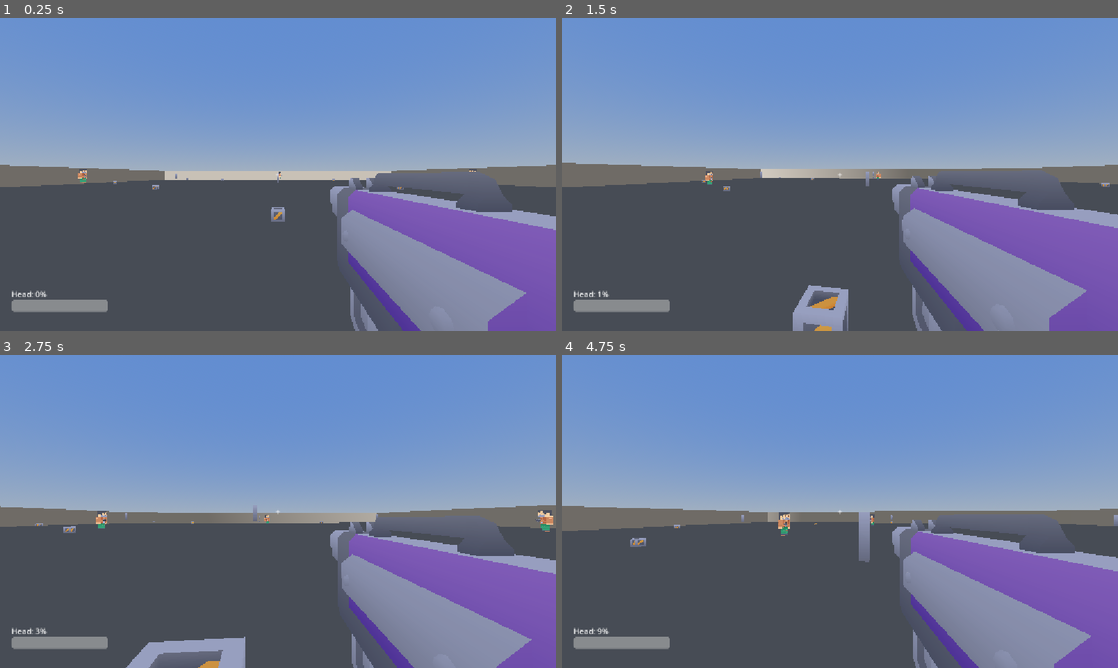
Above: before the commit, frames 1-4 (two rows, left to right).
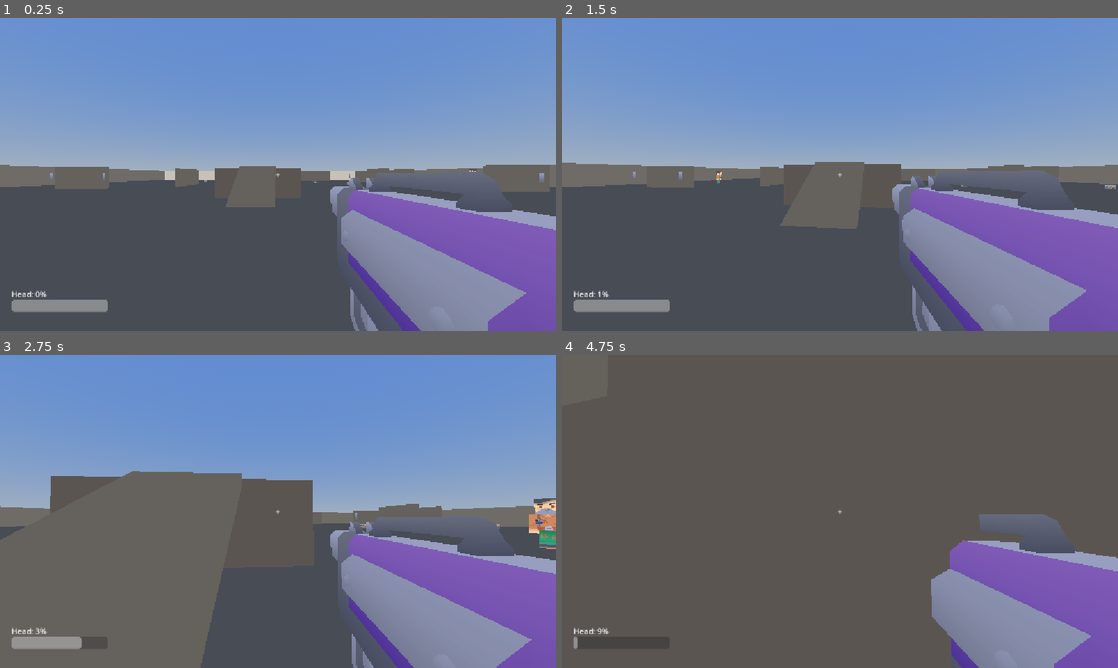
Above: after the commit, the same moments.

Repository: vukmark/figor
Game: Godot game, scene res://scenes/main/Main.tscn
Same seed, same stepped clock (60 frames per second), same inputs: the game is played once before the commit and once after it.
Inputs (mouse positions are in pixels of both pictures, inside the frame that each line leads up to):
- Up to frame 1 (0.25 s): no input
- Up to frame 2 (1.5 s): move the mouse to (867, 174) at 0.52 s; press the mouse at (867, 174) at 0.53 s; hold W (move_forward) from 0.53 s (still down); tap Space (jump) at 0.77 s; move the mouse to (812, 174) at 1.27 s; release the mouse at (812, 174) at 1.28 s; tap Shift (sprint) at 1.35 s
- Up to frame 3 (2.75 s): keep holding W (move_forward); tap Space (jump) at 1.52 s; move the mouse to (289, 505) at 2.02 s; press the mouse at (289, 505) at 2.03 s
- Up to frame 4 (4.75 s): keep holding W (move_forward); move the mouse to (834, 517) at 2.77 s; release the mouse at (834, 517) at 2.78 s; tap Shift (sprint) at 2.85, 4.35 s; tap Space (jump) at 3.02, 3.77, 4.52 s; move the mouse to (878, 514) at 3.52 s; press the mouse at (878, 514) at 3.53 s; move the mouse to (795, 508) at 4.27 s; release the mouse at (795, 508) at 4.28 s

The runs differ from the first frame. In frame 1, 2.6% of the frame differs, in the area x 9-99%, y 46-66%; in frame 2, 4.8%; in frame 3, 25%; in frame 4, 54%, in the area x 0-100%, y 0-100%.

Commit message:
Make damage bigger if head is bigger

Diff:
--- a/autoload/GameManager.gd
+++ b/autoload/GameManager.gd
@@ -9,15 +9,17 @@
 var characters_root: Node3D
 var fx_root: Node3D
 var spawn_points: Array[Node3D] = []
+var platform_points: Array[Vector3] = []
 
 var _spawn_index := 0
 
 
-func register_world(world: Node3D, characters_container: Node3D, fx_container: Node3D, points: Array[Node3D]) -> void:
+func register_world(world: Node3D, characters_container: Node3D, fx_container: Node3D, points: Array[Node3D], platforms: Array[Vector3] = []) -> void:
 	world_root = world
 	characters_root = characters_container
 	fx_root = fx_container
 	spawn_points = points
+	platform_points = platforms
 	_spawn_index = 0
 
 
--- a/scenes/arena/Arena_Test01.tscn
+++ b/scenes/arena/Arena_Test01.tscn
@@ -1,8 +1,6 @@
-[gd_scene load_steps=18 format=3]
+[gd_scene load_steps=14 format=3]
 
 [ext_resource type="Script" path="res://scripts/arena/Arena.gd" id="1"]
-[ext_resource type="PackedScene" path="res://assets/kenney/environment/Models/crate.glb" id="2"]
-[ext_resource type="PackedScene" path="res://assets/kenney/environment/Models/column.glb" id="3"]
 
 [sub_resource type="BoxShape3D" id="BoxShape3D_floor"]
 size = Vector3(100, 1, 100)
@@ -27,12 +25,6 @@
 
 [sub_resource type="StandardMaterial3D" id="StandardMaterial3D_wall"]
 albedo_color = Color(0.55, 0.53, 0.5, 1)
-
-[sub_resource type="BoxShape3D" id="BoxShape3D_crate"]
-size = Vector3(1, 1, 1)
-
-[sub_resource type="BoxShape3D" id="BoxShape3D_column"]
-size = Vector3(1, 3, 1)
 
 [sub_resource type="NavigationMesh" id="NavigationMesh_arena"]
 geometry_parsed_geometry_type = 1
@@ -115,133 +107,7 @@
 mesh = SubResource("BoxMesh_wall_ew")
 surface_material_override/0 = SubResource("StandardMaterial3D_wall")
 
-[node name="Crate_1" type="StaticBody3D" parent="NavRegion"]
-transform = Transform3D(1, 0, 0, 0, 1, 0, 0, 0, 1, 15, 0.5, 15)
-
-[node name="CollisionShape3D" type="CollisionShape3D" parent="NavRegion/Crate_1"]
-shape = SubResource("BoxShape3D_crate")
-
-[node name="Model" parent="NavRegion/Crate_1" instance=ExtResource("2")]
-
-[node name="Crate_2" type="StaticBody3D" parent="NavRegion"]
-transform = Transform3D(1, 0, 0, 0, 1, 0, 0, 0, 1, -15, 0.5, 15)
-
-[node name="CollisionShape3D" type="CollisionShape3D" parent="NavRegion/Crate_2"]
-shape = SubResource("BoxShape3D_crate")
-
-[node name="Model" parent="NavRegion/Crate_2" instance=ExtResource("2")]
-
-[node name="Crate_3" type="StaticBody3D" parent="NavRegion"]
-transform = Transform3D(1, 0, 0, 0, 1, 0, 0, 0, 1, 15, 0.5, -15)
-
-[node name="CollisionShape3D" type="CollisionShape3D" parent="NavRegion/Crate_3"]
-shape = SubResource("BoxShape3D_crate")
-
-[node name="Model" parent="NavRegion/Crate_3" instance=ExtResource("2")]
-
-[node name="Crate_4" type="StaticBody3D" parent="NavRegion"]
-transform = Transform3D(1, 0, 0, 0, 1, 0, 0, 0, 1, -15, 0.5, -15)
-
-[node name="CollisionShape3D" type="CollisionShape3D" parent="NavRegion/Crate_4"]
-shape = SubResource("BoxShape3D_crate")
-
-[node name="Model" parent="NavRegion/Crate_4" instance=ExtResource("2")]
-
-[node name="Crate_5" type="StaticBody3D" parent="NavRegion"]
-transform = Transform3D(1, 0, 0, 0, 1, 0, 0, 0, 1, 32, 0.5, 0)
-
-[node name="CollisionShape3D" type="CollisionShape3D" parent="NavRegion/Crate_5"]
-shape = SubResource("BoxShape3D_crate")
-
-[node name="Model" parent="NavRegion/Crate_5" instance=ExtResource("2")]
-
-[node name="Crate_6" type="StaticBody3D" parent="NavRegion"]
-transform = Transform3D(1, 0, 0, 0, 1, 0, 0, 0, 1, -32, 0.5, 0)
-
-[node name="CollisionShape3D" type="CollisionShape3D" parent="NavRegion/Crate_6"]
-shape = SubResource("BoxShape3D_crate")
-
-[node name="Model" parent="NavRegion/Crate_6" instance=ExtResource("2")]
-
-[node name="Crate_7" type="StaticBody3D" parent="NavRegion"]
-transform = Transform3D(1, 0, 0, 0, 1, 0, 0, 0, 1, 0, 0.5, 32)
-
-[node name="CollisionShape3D" type="CollisionShape3D" parent="NavRegion/Crate_7"]
-shape = SubResource("BoxShape3D_crate")
-
-[node name="Model" parent="NavRegion/Crate_7" instance=ExtResource("2")]
-
-[node name="Crate_8" type="StaticBody3D" parent="NavRegion"]
-transform = Transform3D(1, 0, 0, 0, 1, 0, 0, 0, 1, 0, 0.5, -32)
-
-[node name="CollisionShape3D" type="CollisionShape3D" parent="NavRegion/Crate_8"]
-shape = SubResource("BoxShape3D_crate")
-
-[node name="Model" parent="NavRegion/Crate_8" instance=ExtResource("2")]
-
-[node name="Crate_9" type="StaticBody3D" parent="NavRegion"]
-transform = Transform3D(1, 0, 0, 0, 1, 0, 0, 0, 1, 32, 0.5, 32)
-
-[node name="CollisionShape3D" type="CollisionShape3D" parent="NavRegion/Crate_9"]
-shape = SubResource("BoxShape3D_crate")
-
-[node name="Model" parent="NavRegion/Crate_9" instance=ExtResource("2")]
-
-[node name="Crate_10" type="StaticBody3D" parent="NavRegion"]
-transform = Transform3D(1, 0, 0, 0, 1, 0, 0, 0, 1, -32, 0.5, -32)
-
-[node name="CollisionShape3D" type="CollisionShape3D" parent="NavRegion/Crate_10"]
-shape = SubResource("BoxShape3D_crate")
-
-[node name="Model" parent="NavRegion/Crate_10" instance=ExtResource("2")]
-
-[node name="Column_1" type="StaticBody3D" parent="NavRegion"]
-transform = Transform3D(1, 0, 0, 0, 1, 0, 0, 0, 1, 0, 1.5, 20)
-
-[node name="CollisionShape3D" type="CollisionShape3D" parent="NavRegion/Column_1"]
-shape = SubResource("BoxShape3D_column")
-
-[node name="Model" parent="NavRegion/Column_1" instance=ExtResource("3")]
-
-[node name="Column_2" type="StaticBody3D" parent="NavRegion"]
-transform = Transform3D(1, 0, 0, 0, 1, 0, 0, 0, 1, 0, 1.5, -20)
-
-[node name="CollisionShape3D" type="CollisionShape3D" parent="NavRegion/Column_2"]
-shape = SubResource("BoxShape3D_column")
-
-[node name="Model" parent="NavRegion/Column_2" instance=ExtResource("3")]
-
-[node name="Column_3" type="StaticBody3D" parent="NavRegion"]
-transform = Transform3D(1, 0, 0, 0, 1, 0, 0, 0, 1, 20, 1.5, 0)
-
-[node name="CollisionShape3D" type="CollisionShape3D" parent="NavRegion/Column_3"]
-shape = SubResource("BoxShape3D_column")
-
-[node name="Model" parent="NavRegion/Column_3" instance=ExtResource("3")]
-
-[node name="Column_4" type="StaticBody3D" parent="NavRegion"]
-transform = Transform3D(1, 0, 0, 0, 1, 0, 0, 0, 1, -20, 1.5, 0)
-
-[node name="CollisionShape3D" type="CollisionShape3D" parent="NavRegion/Column_4"]
-shape = SubResource("BoxShape3D_column")
-
-[node name="Model" parent="NavRegion/Column_4" instance=ExtResource("3")]
-
-[node name="Column_5" type="StaticBody3D" parent="NavRegion"]
-transform = Transform3D(1, 0, 0, 0, 1, 0, 0, 0, 1, 0, 1.5, 45)
-
-[node name="CollisionShape3D" type="CollisionShape3D" parent="NavRegion/Column_5"]
-shape = SubResource("BoxShape3D_column")
-
-[node name="Model" parent="NavRegion/Column_5" instance=ExtResource("3")]
-
-[node name="Column_6" type="StaticBody3D" parent="NavRegion"]
-transform = Transform3D(1, 0, 0, 0, 1, 0, 0, 0, 1, 0, 1.5, -45)
-
-[node name="CollisionShape3D" type="CollisionShape3D" parent="NavRegion/Column_6"]
-shape = SubResource("BoxShape3D_column")
-
-[node name="Model" parent="NavRegion/Column_6" instance=ExtResource("3")]
+[node name="Obstacles" type="Node3D" parent="NavRegion"]
 
 [node name="SpawnPoints" type="Node3D" parent="."]
 
--- a/scripts/Main.gd
+++ b/scripts/Main.gd
@@ -12,7 +12,7 @@
 
 func _ready() -> void:
 	NetworkManager.host_local()
-	GameManager.register_world(world, characters_root, fx_root, arena.get_spawn_points())
+	GameManager.register_world(world, characters_root, fx_root, arena.get_spawn_points(), arena.get_platform_points())
 	_start_match()
 
 
--- a/scripts/ai/BotStates/PatrolState.gd
+++ b/scripts/ai/BotStates/PatrolState.gd
@@ -2,13 +2,22 @@
 extends BotState
 
 const PATROL_HALF_EXTENT := 45.0
+const PLATFORM_TARGET_CHANCE := 0.3
 
 
 func enter() -> void:
 	_pick_new_point()
 
 
+## With only a couple of platforms scattered across a huge arena, a fully
+## random patrol point would land on one so rarely bots would almost never
+## use the ramps — so occasionally target a platform directly instead.
 func _pick_new_point() -> void:
+	var platforms: Array[Vector3] = GameManager.platform_points
+	if not platforms.is_empty() and randf() < PLATFORM_TARGET_CHANCE:
+		bot_ai.nav_agent.target_position = platforms[randi() % platforms.size()]
+		return
+
 	var origin: Vector3 = bot_ai.character.global_transform.origin
 	var point := Vector3(
 		randf_range(-PATROL_HALF_EXTENT, PATROL_HALF_EXTENT),
--- a/scripts/arena/Arena.gd
+++ b/scripts/arena/Arena.gd
@@ -1,13 +1,260 @@
 class_name Arena
 extends Node3D
 
+const CRATE_SCENE: PackedScene = preload("res://assets/kenney/environment/Models/crate.glb")
+const COLUMN_SCENE: PackedScene = preload("res://assets/kenney/environment/Models/column.glb")
+
+const PLAY_HALF_EXTENT := 40.0
+const MIN_DIST_FROM_SPAWN := 6.0
+const OVERLAP_MARGIN := 1.5
+const MAX_PLACEMENT_ATTEMPTS := 60
+
+const CRATE_SIZE := Vector3(1, 1, 1)
+const CRATE_HEIGHT_OFFSET := 0.5
+const COLUMN_SIZE := Vector3(1, 3, 1)
+const COLUMN_HEIGHT_OFFSET := 1.5
+
+const WALL_THICKNESS := 0.6
+const WALL_HEIGHT := 3.5
+const WALL_LENGTH_MIN := 6.0
+const WALL_LENGTH_MAX := 14.0
+
+const PLATFORM_COUNT_MIN := 2
+const PLATFORM_COUNT_MAX := 3
+const PLATFORM_HEIGHT := 3.0
+const PLATFORM_SIZE_MIN := 7.0
+const PLATFORM_SIZE_MAX := 10.0
+const RAMP_RUN := 6.0
+const RAMP_WIDTH := 3.5
+const RAMP_THICKNESS := 0.4
+const SIDE_DIRECTIONS := [Vector3(0, 0, -1), Vector3(0, 0, 1), Vector3(1, 0, 0), Vector3(-1, 0, 0)]
+
 @onready var nav_region: NavigationRegion3D = $NavRegion
 @onready var spawn_points_root: Node3D = $SpawnPoints
+@onready var obstacles_root: Node3D = $NavRegion/Obstacles
+
+## Each entry: {position: Vector3, size: Vector3} — footprint (x/z) used for
+## overlap checks against later placements.
+var _placed: Array[Dictionary] = []
+
+## Top-surface center of each generated platform, exposed so bot patrol
+## behavior can occasionally target them directly — with only a couple of
+## platforms in a huge arena, fully random patrol points would land on one
+## so rarely that the feature would barely ever get used in a normal match.
+var _platform_points: Array[Vector3] = []
 
 
 func _ready() -> void:
 	if not Engine.is_editor_hint():
+		randomize()
+		_generate_obstacles()
 		nav_region.bake_navigation_mesh(false)
+
+
+## Randomized each run so every match gets a different layout — the floor,
+## walls, and spawn points stay fixed as the play-area boundary, but cover
+## placement changes. Navmesh baking happens at runtime (see _ready), after
+## these are placed, so it always reflects the layout that was just rolled.
+func _generate_obstacles() -> void:
+	# Platforms placed first so they get first pick of open ground — walls
+	# and crates fill in around whatever space is left.
+	var platform_count := randi_range(PLATFORM_COUNT_MIN, PLATFORM_COUNT_MAX)
+	for i in range(platform_count):
+		_place_platform()
+
+	var wall_count := randi_range(10, 16)
+	for i in range(wall_count):
+		_place_wall_segment()
+
+	var crate_count := randi_range(8, 14)
+	for i in range(crate_count):
+		_place_box_obstacle(CRATE_SCENE, CRATE_SIZE, CRATE_HEIGHT_OFFSET)
+
+	var column_count := randi_range(4, 7)
+	for i in range(column_count):
+		_place_box_obstacle(COLUMN_SCENE, COLUMN_SIZE, COLUMN_HEIGHT_OFFSET)
+
+
+## A raised platform with a ramp up one side — real verticality, not just
+## flat-ground cover. The ramp is a single inclined box (not discrete steps):
+## CharacterBody3D's move_and_slide handles a smooth slope reliably, whereas
+## individual stair-step colliders risk snagging player/bot movement.
+func _place_platform() -> void:
+	var plat_w := randf_range(PLATFORM_SIZE_MIN, PLATFORM_SIZE_MAX)
+	var plat_d := randf_range(PLATFORM_SIZE_MIN, PLATFORM_SIZE_MAX)
+
+	# Reserve a generously padded square covering the platform plus the ramp
+	# in any of the 4 directions it might end up facing — simpler and safer
+	# than modeling the true L-shaped footprint for overlap purposes.
+	var clearance: float = max(plat_w, plat_d) + RAMP_RUN * 2.0 + OVERLAP_MARGIN * 2.0
+	var pos := _find_valid_position(Vector3(clearance, 0, clearance))
+	if not is_finite(pos.x):
+		return
+
+	var platform_body := StaticBody3D.new()
+	obstacles_root.add_child(platform_body)
+	platform_body.global_transform.origin = Vector3(pos.x, PLATFORM_HEIGHT * 0.5, pos.z)
+
+	var platform_size := Vector3(plat_w, PLATFORM_HEIGHT, plat_d)
+	var collision := CollisionShape3D.new()
+	var shape := BoxShape3D.new()
+	shape.size = platform_size
+	collision.shape = shape
+	platform_body.add_child(collision)
+
+	var mesh_instance := MeshInstance3D.new()
+	var box_mesh := BoxMesh.new()
+	box_mesh.size = platform_size
+	mesh_instance.mesh = box_mesh
+	var mat := StandardMaterial3D.new()
+	mat.albedo_color = Color(0.45, 0.42, 0.4, 1)
+	mesh_instance.material_override = mat
+	platform_body.add_child(mesh_instance)
+
+	var side: Vector3 = SIDE_DIRECTIONS[randi() % SIDE_DIRECTIONS.size()]
+	var half_dim := plat_d * 0.5 if side.z != 0.0 else plat_w * 0.5
+	var top_point := pos + side * half_dim + Vector3(0, PLATFORM_HEIGHT, 0)
+	# The bottom end is buried slightly below floor level (not flush at
+	# exactly y=0) so the ramp surface transitions smoothly into the floor
+	# with no seam/lip for a CharacterBody3D to catch on.
+	var bottom_point := pos + side * (half_dim + RAMP_RUN) + Vector3(0, -0.4, 0)
+	_build_ramp(top_point, bottom_point)
+
+	_placed.append({"position": Vector3(pos.x, 0, pos.z), "size": Vector3(clearance, 0, clearance)})
+	_platform_points.append(Vector3(pos.x, PLATFORM_HEIGHT, pos.z))
+
+
+func _build_ramp(top_point: Vector3, bottom_point: Vector3) -> void:
+	var diff := bottom_point - top_point
+	var slope_length := diff.length()
+	if slope_length < 0.01:
+		return
+	var mid := (top_point + bottom_point) * 0.5
+
+	var body := StaticBody3D.new()
+	obstacles_root.add_child(body)
+	body.global_transform = Transform3D(_basis_looking(diff), mid)
+
+	var ramp_size := Vector3(RAMP_WIDTH, RAMP_THICKNESS, slope_length)
+	var collision := CollisionShape3D.new()
+	var shape := BoxShape3D.new()
+	shape.size = ramp_size
+	collision.shape = shape
+	body.add_child(collision)
+
+	var mesh_instance := MeshInstance3D.new()
+	var box_mesh := BoxMesh.new()
+	box_mesh.size = ramp_size
+	mesh_instance.mesh = box_mesh
+	var mat := StandardMaterial3D.new()
+	mat.albedo_color = Color(0.5, 0.48, 0.45, 1)
+	mesh_instance.material_override = mat
+	body.add_child(mesh_instance)
+
+
+## Builds a basis whose local Z points along `direction`, with local X kept
+## horizontal (perpendicular to both `direction` and world up) so the ramp's
+## width stays level instead of twisting — local Y then ends up roughly
+## perpendicular to the slope, which is what we want for box "thickness".
+func _basis_looking(direction: Vector3) -> Basis:
+	var z_axis := direction.normalized()
+	var x_axis := z_axis.cross(Vector3.UP).normalized()
+	var y_axis := z_axis.cross(x_axis).normalized()
+	return Basis(x_axis, y_axis, z_axis)
+
+
+## Long, axis-aligned blocking walls — actual cover that breaks sightlines
+## across the arena, unlike a knee-high crate. Built from primitive geometry
+## (not a Kenney tile) since these need arbitrary lengths without visibly
+## stretching a small modular texture.
+func _place_wall_segment() -> void:
+	var length := randf_range(WALL_LENGTH_MIN, WALL_LENGTH_MAX)
+	var rotated_90 := randi() % 2 == 0
+	var footprint := Vector3(WALL_THICKNESS, 0, length) if not rotated_90 else Vector3(length, 0, WALL_THICKNESS)
+
+	var pos := _find_valid_position(footprint)
+	if not is_finite(pos.x):
+		return
+
+	var body := StaticBody3D.new()
+	obstacles_root.add_child(body)
+	body.global_transform.origin = Vector3(pos.x, WALL_HEIGHT * 0.5, pos.z)
+	if rotated_90:
+		body.rotate_y(deg_to_rad(90.0))
+
+	var box_size := Vector3(WALL_THICKNESS, WALL_HEIGHT, length)
+	var collision := CollisionShape3D.new()
+	var shape := BoxShape3D.new()
+	shape.size = box_size
+	collision.shape = shape
+	body.add_child(collision)
+
+	var mesh_instance := MeshInstance3D.new()
+	var box_mesh := BoxMesh.new()
+	box_mesh.size = box_size
+	mesh_instance.mesh = box_mesh
+	var mat := StandardMaterial3D.new()
+	mat.albedo_color = Color(0.5, 0.48, 0.45, 1)
+	mesh_instance.material_override = mat
+	body.add_child(mesh_instance)
+
+	_placed.append({"position": body.global_transform.origin, "size": footprint})
+
+
+func _place_box_obstacle(model_scene: PackedScene, box_size: Vector3, height_offset: float) -> void:
+	var pos := _find_valid_position(box_size)
+	if not is_finite(pos.x):
+		return
+
+	var body := StaticBody3D.new()
+	obstacles_root.add_child(body)
+	body.global_transform.origin = Vector3(pos.x, height_offset, pos.z)
+
+	var collision := CollisionShape3D.new()
+	var shape := BoxShape3D.new()
+	shape.size = box_size
+	collision.shape = shape
+	body.add_child(collision)
+
+	body.add_child(model_scene.instantiate())
+
+	_placed.append({"position": body.global_transform.origin, "size": box_size})
+
+
+func _find_valid_position(footprint: Vector3) -> Vector3:
+	for attempt in range(MAX_PLACEMENT_ATTEMPTS):
+		var candidate := Vector3(
+			randf_range(-PLAY_HALF_EXTENT, PLAY_HALF_EXTENT), 0,
+			randf_range(-PLAY_HALF_EXTENT, PLAY_HALF_EXTENT)
+		)
+		if _clears_spawns(candidate, footprint) and _clears_obstacles(candidate, footprint):
+			return candidate
+	return Vector3.INF
+
+
+func _clears_spawns(pos: Vector3, footprint: Vector3) -> bool:
+	var half_x := footprint.x * 0.5 + MIN_DIST_FROM_SPAWN
+	var half_z := footprint.z * 0.5 + MIN_DIST_FROM_SPAWN
+	for sp in get_spawn_points():
+		var sp_pos: Vector3 = sp.global_transform.origin
+		if abs(sp_pos.x - pos.x) < half_x and abs(sp_pos.z - pos.z) < half_z:
+			return false
+	return true
+
+
+func _clears_obstacles(pos: Vector3, footprint: Vector3) -> bool:
+	for entry in _placed:
+		var other_pos: Vector3 = entry["position"]
+		var other_size: Vector3 = entry["size"]
+		var overlap_x: float = footprint.x * 0.5 + other_size.x * 0.5 + OVERLAP_MARGIN
+		var overlap_z: float = footprint.z * 0.5 + other_size.z * 0.5 + OVERLAP_MARGIN
+		if abs(other_pos.x - pos.x) < overlap_x and abs(other_pos.z - pos.z) < overlap_z:
+			return false
+	return true
+
+
+func get_platform_points() -> Array[Vector3]:
+	return _platform_points
 
 
 func get_spawn_points() -> Array[Node3D]:
--- a/scripts/character/Character.gd
+++ b/scripts/character/Character.gd
@@ -82,6 +82,9 @@
 
 	var move_dir := (transform.basis * Vector3(cmd.move_vector.x, 0.0, cmd.move_vector.y)).normalized()
 	var speed: float = Constants.SPRINT_SPEED if cmd.sprint_pressed else Constants.MOVE_SPEED
+	# Bigger head = slower target — the tradeoff for a deadlier death explosion.
+	var speed_mult: float = lerp(1.0, Constants.HEAD_MIN_SPEED_MULTIPLIER, head_growth.get_head_scale_ratio())
+	speed *= speed_mult
 
 	knockback_velocity = knockback_velocity.move_toward(Vector3.ZERO, Constants.KNOCKBACK_FRICTION * delta)
 
--- a/scripts/util/Constants.gd
+++ b/scripts/util/Constants.gd
@@ -7,12 +7,18 @@
 ## normally) so you can verify your own shots actually land and kill,
 ## without bots shooting back or killing each other. Set back to true
 ## afterward for normal gameplay.
-const BOTS_CAN_FIRE := false
+const BOTS_CAN_FIRE := true
 
 const MOVE_SPEED := 6.0
 const SPRINT_SPEED := 9.0
 const JUMP_VELOCITY := 4.5
 const GRAVITY := 9.8
+
+## Movement speed multiplier at full head growth (1.0 = no penalty at
+## min head size, scales down to this at max head size) — bigger head is a
+## real tradeoff: a much deadlier death explosion, but a slower, easier
+## target while you're carrying it around.
+const HEAD_MIN_SPEED_MULTIPLIER := 0.5
 
 const CAMERA_MOUSE_SENSITIVITY := 0.003
 const CAMERA_PITCH_MIN := -80.0
@@ -27,12 +33,17 @@
 const WEAPON_RANGE := 100.0
 const WEAPON_COOLDOWN := 0.35
 
+## At ratio=1.0 (fully grown head) the radius/damage below are tuned to
+## realistically wipe out most/all of the 100x100 arena — anyone within
+## ~65 units of the blast is guaranteed lethal damage even after falloff,
+## and the max radius (75) covers the large majority of the map from most
+## death locations.
 const EXPLOSION_BASE_RADIUS := 3.0
-const EXPLOSION_MAX_RADIUS_MULT := 3.0
+const EXPLOSION_MAX_RADIUS_MULT := 25.0
 const EXPLOSION_BASE_DAMAGE := 40.0
-const EXPLOSION_MAX_DAMAGE_MULT := 2.5
+const EXPLOSION_MAX_DAMAGE_MULT := 20.0
 const EXPLOSION_BASE_FORCE := 6.0
-const EXPLOSION_MAX_FORCE_MULT := 3.0
+const EXPLOSION_MAX_FORCE_MULT := 10.0
 
 const KNOCKBACK_FRICTION := 6.0
 
